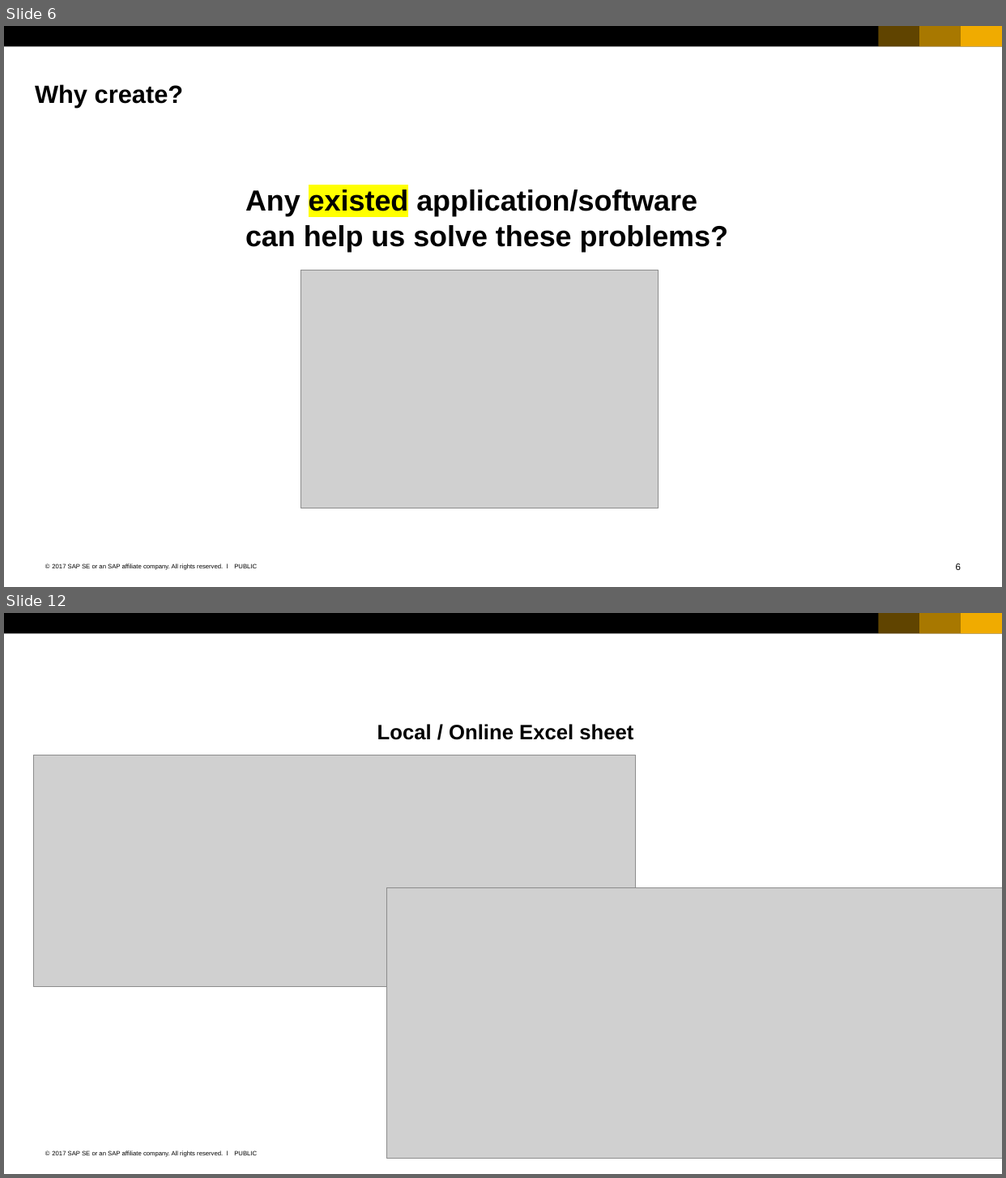
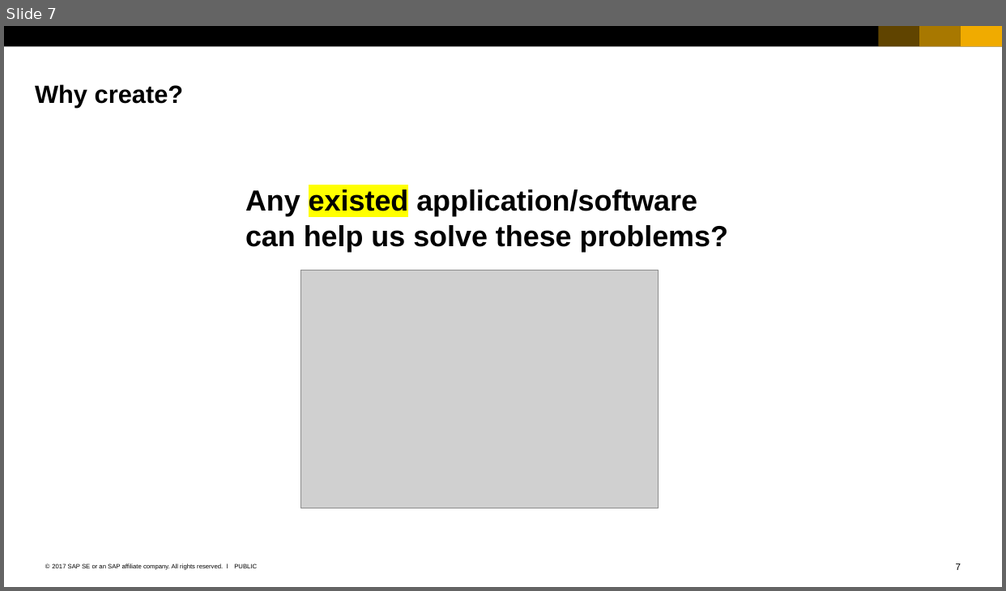
Before and after one commit to Ahaan17Saroch/Queue-Manager-Cloud-Dispatcher, a slide deck: SAP_2017_16x9_black_and_white.pptx. Shown one above the other, each under a label of ours: slides 6 and 12 before the commit, slide 7 after it; the slides between them are not shown. The pictures are 1006x1178 and 1006x591 pixels, drawn with LibreOffice and Linux fonts; fonts in the diff are those of the drawing; grey boxes stand for pictures. Boxes give left, top, right and bottom in pixels: in the first picture for what was removed or moved away, otherwise in the second. Text is boxed around its words. In the diff, an @@ line names an element or a change of style, - is before the commit and + after.

```diff
--- a/SAP_2017_16x9_black_and_white.pptx
+++ b/SAP_2017_16x9_black_and_white.pptx
@@ slide 12 removed at (4,613,1002,1174), background #FFFFFF; not listed: 7 template elements that a slide beside it also shows @@
@@ text removed at (377,724,633,740) @@
-Local / Online Excel sheet
@@ picture removed at (34,755,636,986) @@
@@ picture removed at (387,888,1002,1158) @@
@@ what was slide 6 is now slide 7 @@
@@ page number at (956,564,961,570): text changed @@
-6
+7
```
Also in this commit, not shown: 6 slides changed, 3 slides added, 16 other slides removed, 1 other file.
